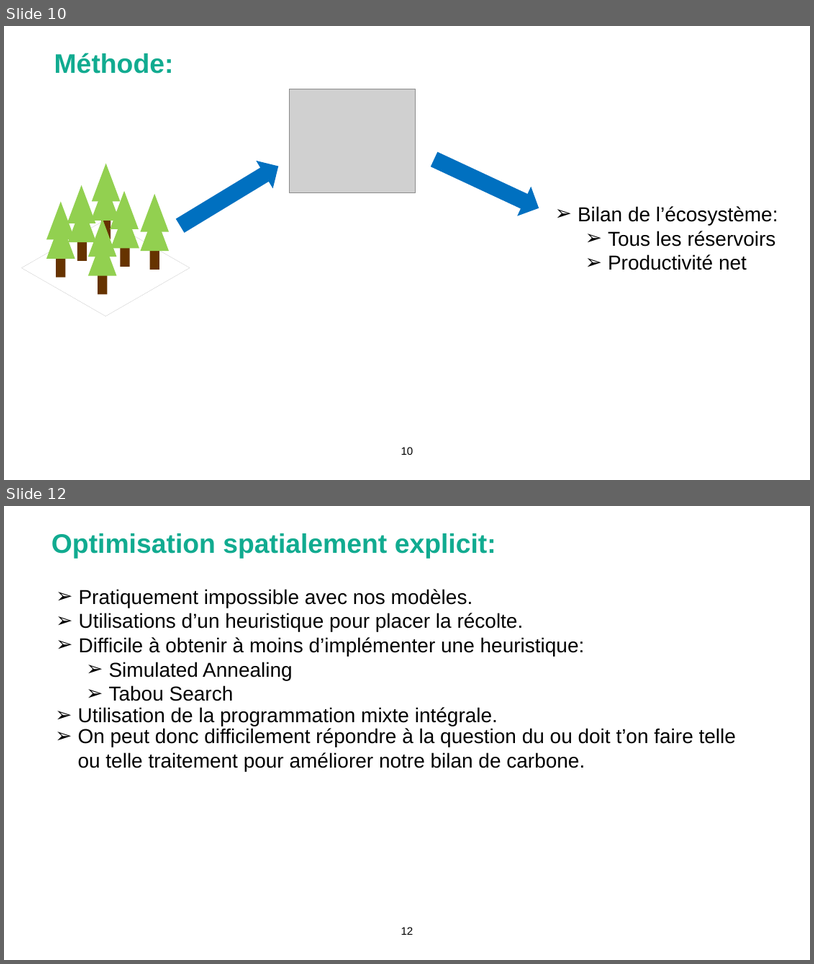
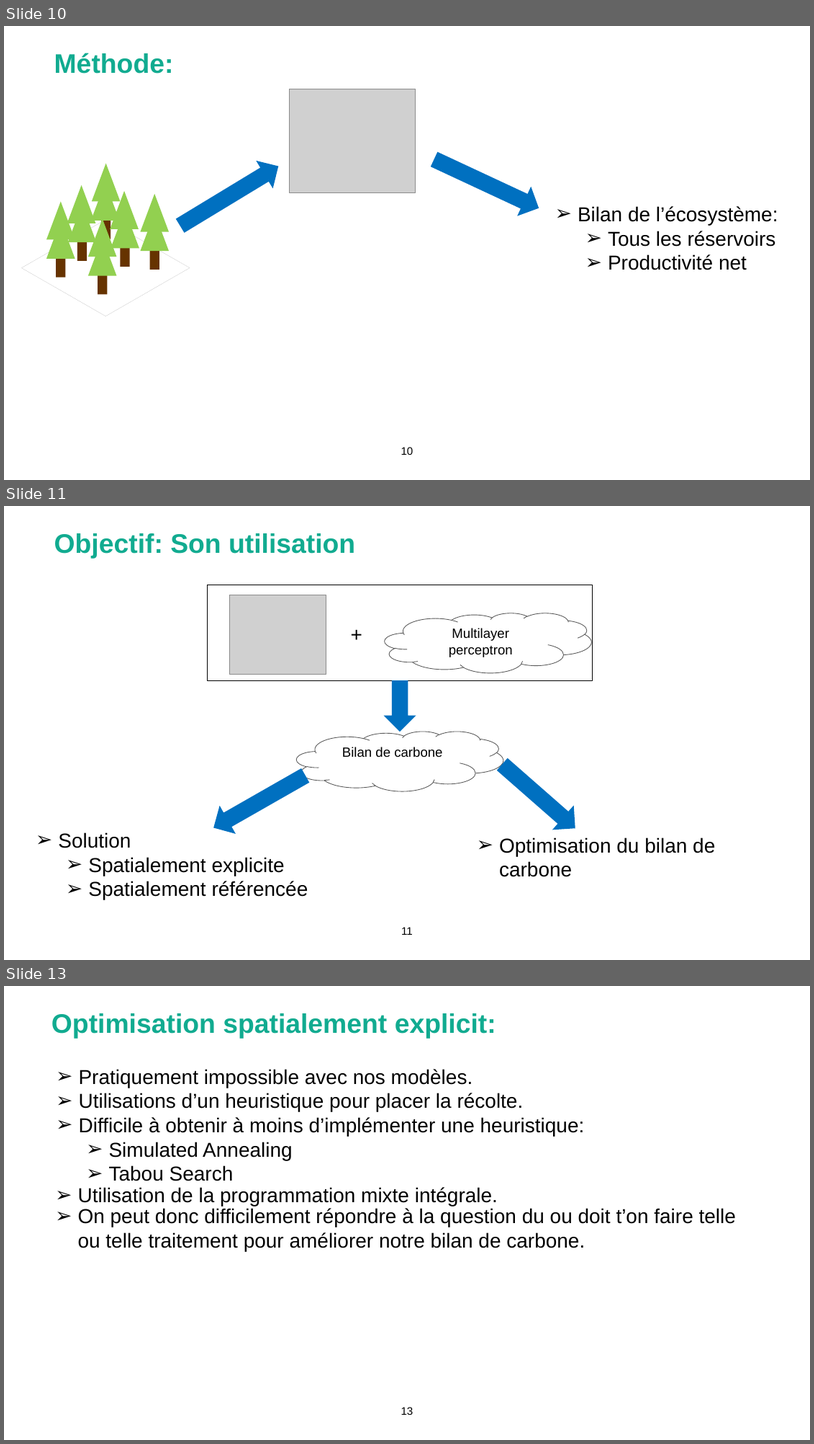
Before and after one commit to Bureau-du-Forestier-en-chef/FMT, a slide deck: Documentation/FORAC_carbone.pptx. Shown one above the other, each under a label of ours: slides 10 and 12 before the commit, slides 10, 11 and 13 after it; the slides between them are not shown. The pictures are 814x964 and 814x1444 pixels, drawn with LibreOffice and Linux fonts; fonts in the diff are those of the drawing; grey boxes stand for pictures; background and template pictures are left out. Boxes give left, top, right and bottom in pixels: in the first picture for what was removed or moved away, otherwise in the second. Text is boxed around its words. In the diff, an @@ line names an element or a change of style, - is before the commit and + after.

```diff
--- a/Documentation/FORAC_carbone.pptx
+++ b/Documentation/FORAC_carbone.pptx
@@ slide 11 added at <box>4,506,810,960</box>, background picture (left out) @@
@@ title added at <box>54,533,355,558</box>, 32 pt, text #11AB90, bold @@
+Objectif: Son utilisation
@@ rectangle added at <box>207,585,593,680</box>, outline #000000 0.75 pt @@
@@ picture added at <box>229,595,327,674</box> @@
@@ cloud added at <box>385,613,592,673</box>, fill #FFFFFF, outline #595959 0.75 pt, 16 pt, text #000000 @@
+Multilayer perceptron
@@ text added at <box>336,618,378,649</box>, 24 pt, text #000000 @@
++
@@ down arrow added at <box>384,680,417,731</box>, fill #0070C0 @@
@@ cloud added at <box>297,731,504,791</box>, fill #FFFFFF, outline #595959 0.75 pt, 16 pt, text #000000 @@
+Bilan de carbone
@@ down arrow added at <box>206,761,314,842</box>, fill #0070C0 @@
@@ down arrow added at <box>492,752,586,841</box>, fill #0070C0 @@
@@ text added at <box>58,832,309,899</box>, 24 pt, text #000000 @@
+  ➢ Solution
+    ➢ Spatialement explicite
+    ➢ Spatialement référencée
@@ text added at <box>499,837,715,877</box>, 24 pt, text #000000 @@
+  ➢ Optimisation du bilan de carbone
@@ page number added at <box>401,926,413,934</box>, 13 pt, text #000000 @@
+11
@@ what was slide 12 is now slide 13 @@
@@ page number at <box>401,1406,414,1414</box>: text changed @@
-12
+13
```
Also in this commit, not shown: 1 other slide added, 1 slide removed, 3 other files.
